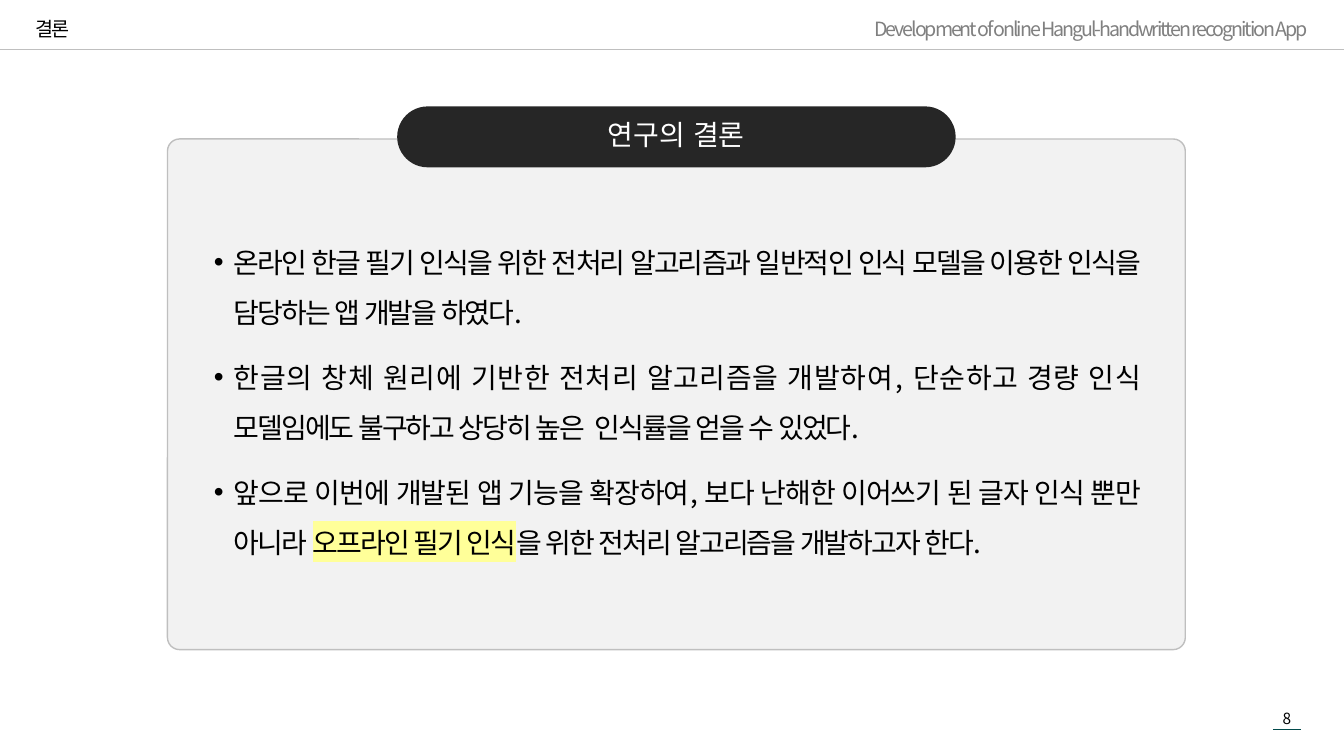
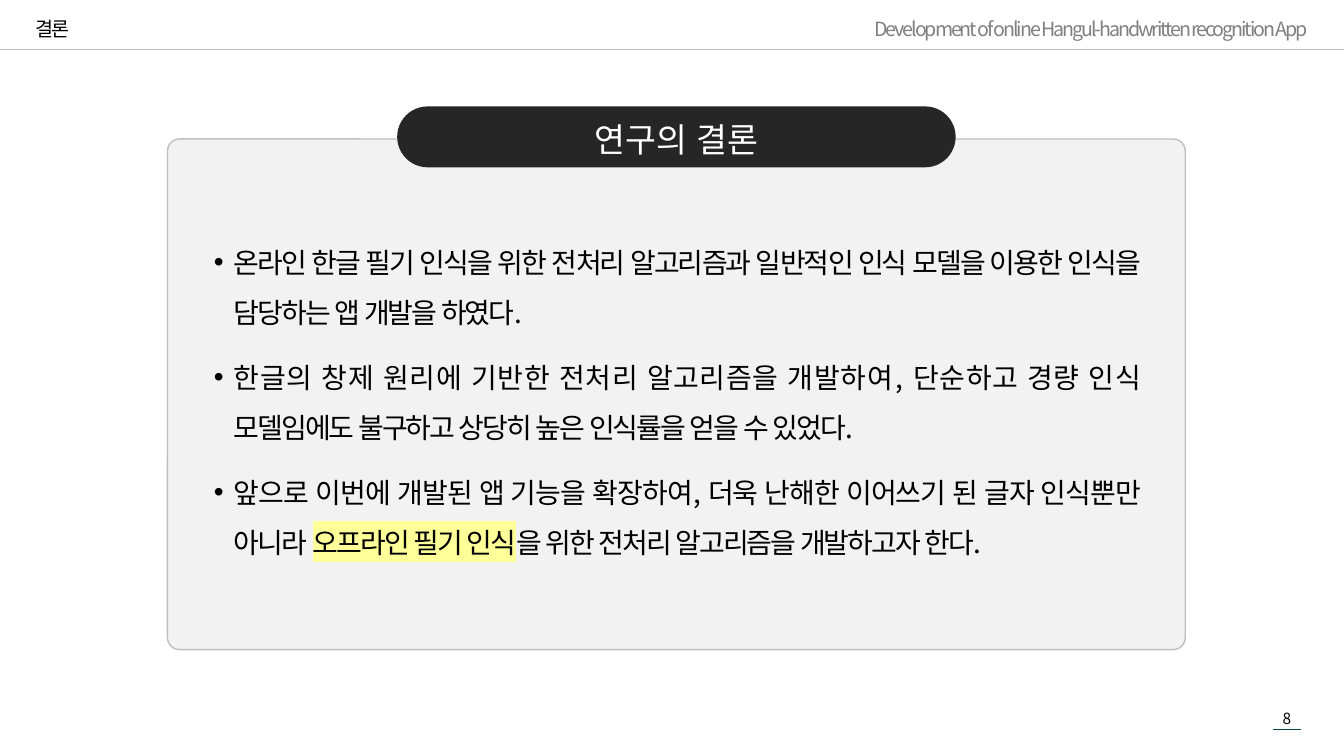
Before and after one commit to soyeonii/DI_Lab, a slide deck: slide 8 of document/presentation/2022 한국정보기술학회 추계 종합학술대회_이소연.pptx. Drawn at 1344x756 pixels with LibreOffice and Linux fonts; fonts in the diff are those of the drawing. Boxes give left, top, right and bottom in pixels: in the first picture for what was removed or moved away, otherwise in the second. Text is boxed around its words. In the diff, an @@ line names an element or a change of style, - is before the commit and + after.

```diff
--- a/document/presentation/2022 한국정보기술학회 추계 종합학술대회_이소연.pptx
+++ b/document/presentation/2022 한국정보기술학회 추계 종합학술대회_이소연.pptx
@@ text "연구의 결론" at [594, 124, 759, 155]: size 20 to 24 pt @@
@@ text at [234, 364, 1141, 561]: text changed @@
-• 한글의 창체 원리에 기반한 전처리 알고리즘을 개발하여, 단순하고 경량 인식 모델임에도 불구하고 상당히 높은 인식률을 얻을 수 있었다.
-• 앞으로 이번에 개발된 앱 기능을 확장하여, 보다 난해한 이어쓰기 된 글자 인식 뿐만 아니라 오프라인 필기 인식을 위한 전처리 알고리즘을 개발하고자 한다.
+• 한글의 창제 원리에 기반한 전처리 알고리즘을 개발하여, 단순하고 경량 인식 모델임에도 불구하고 상당히 높은 인식률을 얻을 수 있었다.
+• 앞으로 이번에 개발된 앱 기능을 확장하여, 더욱 난해한 이어쓰기 된 글자 인식뿐만 아니라 오프라인 필기 인식을 위한 전처리 알고리즘을 개발하고자 한다.
```
Also in this commit, not shown: 2 other slides changed, 1 other file.
